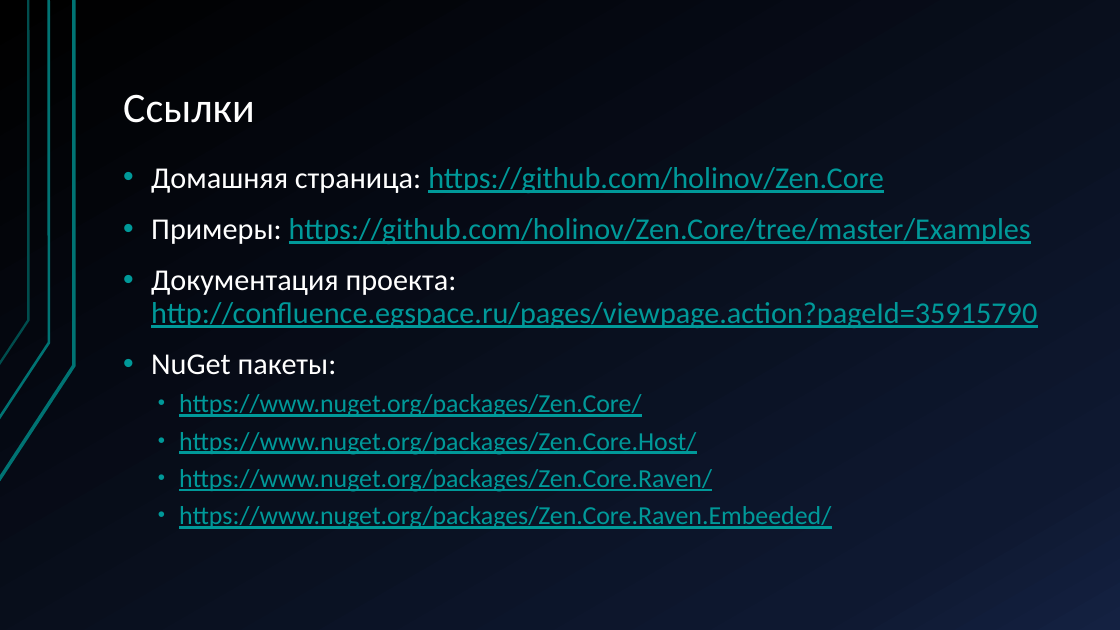
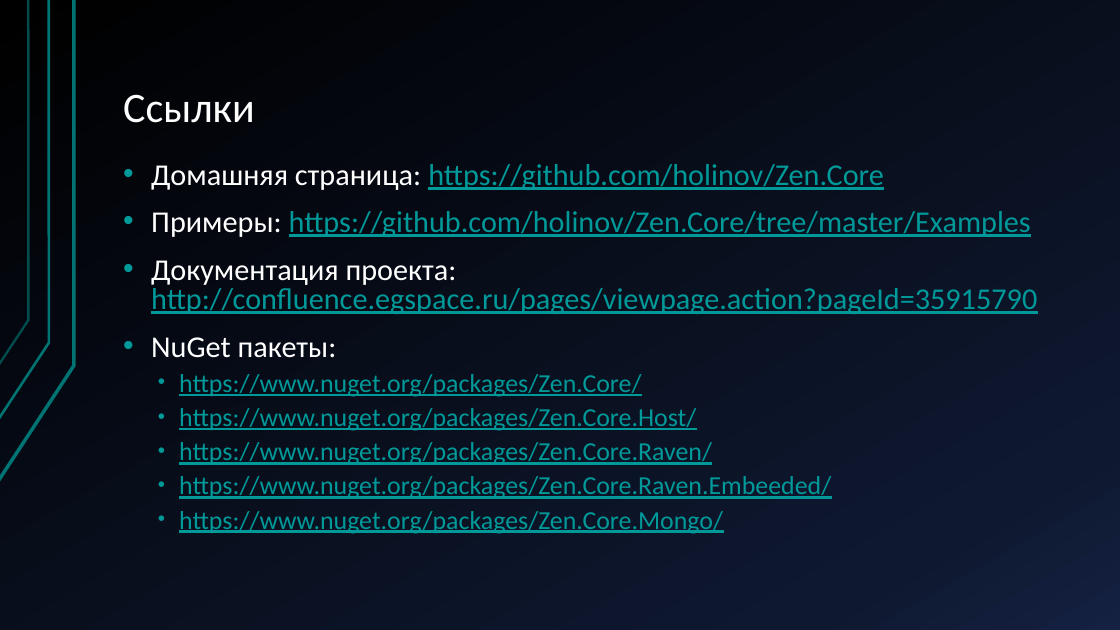
Before and after one commit to holinov/Zen.Core, a slide deck: slide 20 of docs/ZenCore - раздаточный материал.pptx. Drawn at 1120x630 pixels with LibreOffice and Linux fonts; fonts in the diff are those of the drawing. Boxes give left, top, right and bottom in pixels: in the first picture for what was removed or moved away, otherwise in the second. Text is boxed around its words. In the diff, an @@ line names an element or a change of style, - is before the commit and + after.

Commit message:
Обновление ссылок на пакеты в документации

```diff
--- a/docs/ZenCore - раздаточный материал.pptx
+++ b/docs/ZenCore - раздаточный материал.pptx
@@ text at [151,164,1037,499]: line spacing 0.9 to 0.8 @@
@@ text at [179,511,723,534]: paragraph added @@
+  • https://www.nuget.org/packages/Zen.Core.Mongo/
```
